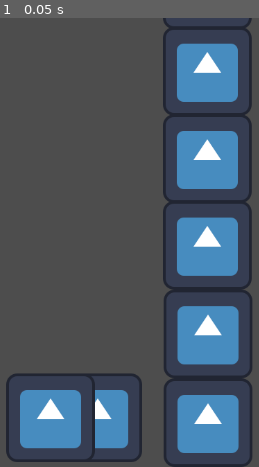
Above: before the commit, frame 1.
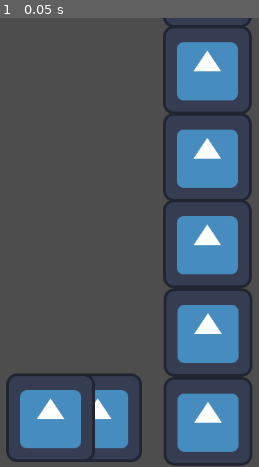
Above: after the commit, the same moment.

Repository: giovanemachado/timbergdtman
Game: Godot game, scene res://src/Main.tscn
Two runs of this game, one before a commit and one after it. Both use one fixed random seed, a clock stepped at 60 frames per second and the inputs below. The engine's default icon, where the game draws it, is replaced by a stand-in: a white triangle on a blue panel in a dark square.
Inputs:
- Up to frame 1 (0.05 s): no input

The runs differ from the first frame. In frame 1, 2.4% of the frame differs, in the area x 63-98%, y 0-100%.

Commit message:
animations almost working, arrays fixed, in parts

Diff:
--- a/src/Main.tscn
+++ b/src/Main.tscn
@@ -9,10 +9,11 @@
 metadata/_edit_vertical_guides_ = [561.0]
 
 [node name="Tree" type="Node2D" parent="." node_paths=PackedStringArray("TreeSpawn")]
+position = Vector2(0, -2)
 script = ExtResource("1_ehffe")
 TreeTuck = ExtResource("2_pa2co")
 TreeSpawn = NodePath("TreePosition")
-CurrentTucks = Array[Node]([null])
+CurrentTucksNps = Array[NodePath]([NodePath("TreeTuck"), NodePath("TreeTuck2"), NodePath("TreeTuck3"), NodePath("TreeTuck4"), NodePath("TreeTuck5"), NodePath("TreeTuck6"), NodePath("TreeTuck7")])
 
 [node name="TreePosition" type="Marker2D" parent="Tree"]
 position = Vector2(557, -175)
@@ -51,4 +52,5 @@
 
 [node name="AnimationPlayer" type="AnimationPlayer" parent="Player"]
 
+[connection signal="_on_animation_player_animation_finished_tree_tuck" from="Tree/TreeTuck" to="Tree" method="_on_tree_tuck__on_animation_player_animation_finished_tree_tuck"]
 [connection signal="hit" from="Player" to="Tree" method="_on_player_hit"]
--- /dev/null
+++ b/src/tree/TreeTuck.gd
@@ -0,0 +1,26 @@
+extends Node2D
+
+signal _on_animation_player_animation_finished_tree_tuck(anim_name)
+enum branchSide {RIGHT, LEFT, NONE}
+
+@export var BranchSide: branchSide
+@onready var anim: AnimationPlayer = $Sprite/AnimationPlayer
+
+# Called when the node enters the scene tree for the first time.
+func _ready():
+	BranchSide = branchSide.RIGHT
+	pass # Replace with function body.
+
+func Hitted():
+	print("Correct hit. Play anim, then remove")
+	anim.play("correct-hit")
+	print(anim.is_playing())
+
+# moving things by animtion, that's a bad idea
+func MoveDown():
+#	anim.play("move-below")
+	pass
+
+
+func _on_animation_player_animation_finished(anim_name):
+	_on_animation_player_animation_finished_tree_tuck.emit(anim_name)
--- a/src/tree/TreeTuck.tscn
+++ b/src/tree/TreeTuck.tscn
@@ -1,6 +1,7 @@
-[gd_scene load_steps=7 format=3 uid="uid://cshpelm6okiad"]
+[gd_scene load_steps=8 format=3 uid="uid://cshpelm6okiad"]
 
 [ext_resource type="Texture2D" uid="uid://d0ip05whua6kq" path="res://icon.svg" id="1_0sjvc"]
+[ext_resource type="Script" path="res://Src/Tree/TreeTuck.gd" id="1_prls0"]
 
 [sub_resource type="Animation" id="Animation_tdhg7"]
 length = 0.001
@@ -44,7 +45,6 @@
 [sub_resource type="Animation" id="Animation_rq4bt"]
 resource_name = "correct-hit"
 length = 0.6
-loop_mode = 1
 step = 0.0
 tracks/0/type = "value"
 tracks/0/imported = false
@@ -86,7 +86,6 @@
 [sub_resource type="Animation" id="Animation_h6m2x"]
 resource_name = "move-below"
 length = 0.2
-loop_mode = 1
 tracks/0/type = "value"
 tracks/0/imported = false
 tracks/0/enabled = true
@@ -103,7 +102,6 @@
 [sub_resource type="Animation" id="Animation_k1w2a"]
 resource_name = "wrong-hit"
 length = 0.35
-loop_mode = 1
 step = 0.0
 tracks/0/type = "value"
 tracks/0/imported = false
@@ -151,6 +149,7 @@
 }
 
 [node name="TreeTuck" type="Node2D"]
+script = ExtResource("1_prls0")
 
 [node name="Sprite" type="Sprite2D" parent="."]
 texture = ExtResource("1_0sjvc")
@@ -159,3 +158,5 @@
 libraries = {
 "": SubResource("AnimationLibrary_ewc1w")
 }
+
+[connection signal="animation_finished" from="Sprite/AnimationPlayer" to="." method="_on_animation_player_animation_finished"]
--- a/src/tree/tree.gd
+++ b/src/tree/tree.gd
@@ -1,26 +1,58 @@
 extends Node2D
+
 
 @export var TreeTuck: PackedScene
 @export var TreeSpawn: Node2D
 
-@export var CurrentTucks : Array[Node]
+@export var CurrentTucksNps: Array[NodePath]
+@onready var CurrentTucks = CurrentTucksNps.map(get_node)
+
+var canHit: bool = true
 
 # Called when the node enters the scene tree for the first time.
 func _ready():
-	var treeTuck = TreeTuck.instantiate()
-	add_child(treeTuck)
-	treeTuck.position = $TreePosition.position
-	CurrentTucks.append(treeTuck)
 	pass
-
 
 # Called every frame. 'delta' is the elapsed time since the previous frame.
 func _process(delta):
 	pass
 
+func _on_player_hit(cuttingAt):
+	if !canHit:
+		return
 
-func _on_player_hit(cuttingAt):
-	var treeTuck = TreeTuck.instantiate()
-	add_child(treeTuck)
-	treeTuck.position = $TreePosition.position
-	CurrentTucks.append(treeTuck)
+	canHit = false
+
+	var hittedTuck = CurrentTucks[1]
+	var branchSide = hittedTuck.get("BranchSide")
+
+	if branchSide == cuttingAt:
+		print("bad")
+		return
+
+	print("good")
+
+	var i = 0
+	for tuck in CurrentTucks:
+		if i == 0:
+			tuck.Hitted()
+			i += 1
+			continue
+
+		tuck.MoveDown()
+		i += 1
+
+	CurrentTucks.remove_at(0)
+
+	for tuck in CurrentTucks:
+		print(tuck.name)
+
+	var newTreeTuck = TreeTuck.instantiate()
+	add_child(newTreeTuck)
+	newTreeTuck.position = $TreePosition.position
+	CurrentTucks.append(newTreeTuck)
+
+
+func _on_tree_tuck__on_animation_player_animation_finished_tree_tuck(anim_name):
+	print("can hit again") # code dies here
+	canHit = true
